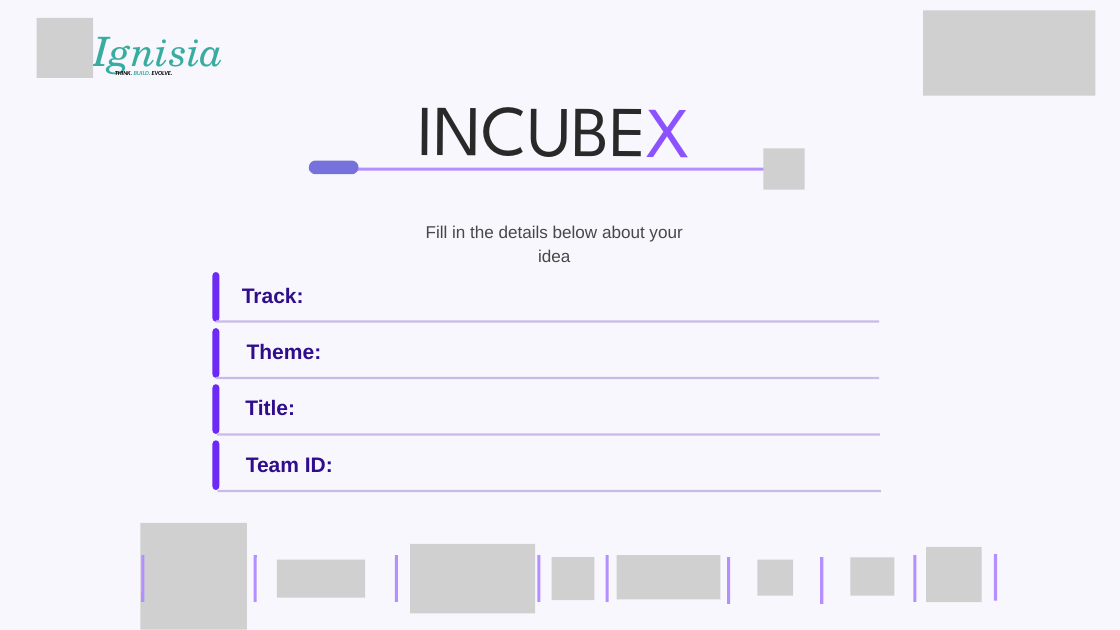
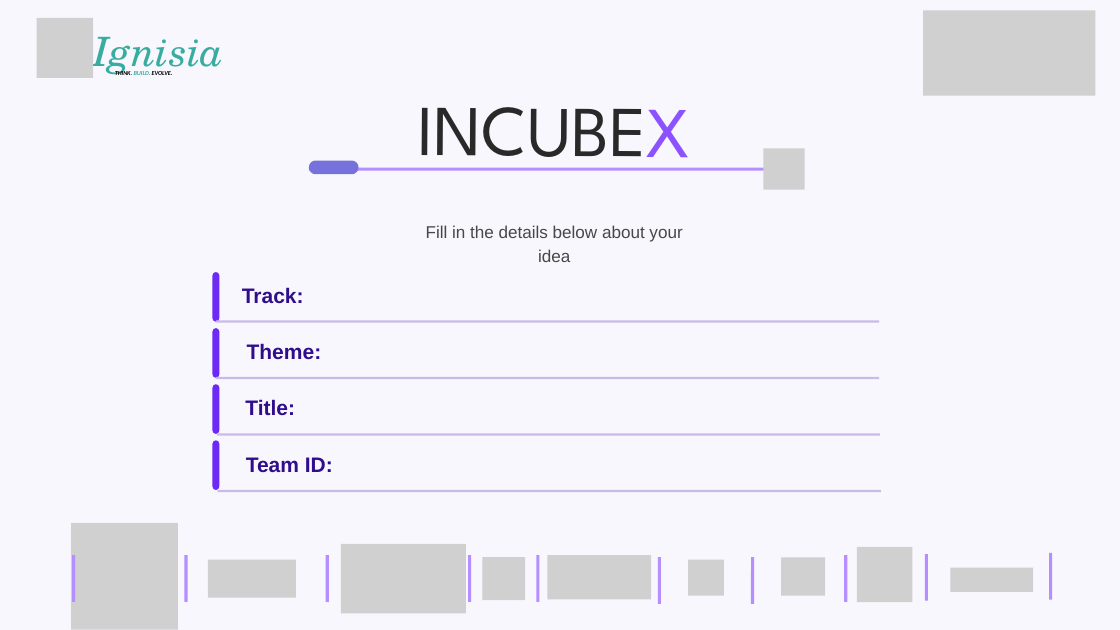
Before and after one commit to ignisia-club/incubex, a slide deck: slide 1 of public/assets/Prototype_Expo_Track_Template.pptx. Drawn at 1120x630 pixels with LibreOffice and Linux fonts; fonts in the diff are those of the drawing; grey boxes stand for pictures; background and template pictures are left out. Boxes give left, top, right and bottom in pixels: in the first picture for what was removed or moved away, otherwise in the second. Text is boxed around its words. In the diff, an @@ line names an element or a change of style, - is before the commit and + after.

```diff
--- a/public/assets/Prototype_Expo_Track_Template.pptx
+++ b/public/assets/Prototype_Expo_Track_Template.pptx
@@ line moved from (915, 602) - (915, 555) to (73, 602) - (73, 555) @@
@@ line added from (186, 602) to (186, 555), #B58FFF 4 pt @@
@@ 8 pictures, 1 line: place and size @@
-8 pictures, 1 line at box(141, 523, 982, 629)
+8 pictures, 1 line at box(71, 523, 912, 629)
@@ line moved from (143, 602) - (143, 555) to (470, 602) - (470, 555) @@
@@ line moved from (255, 602) - (255, 555) to (538, 602) - (538, 555) @@
@@ line moved from (539, 602) - (539, 555) to (659, 604) - (659, 557) @@
@@ line moved from (607, 602) - (607, 555) to (753, 604) - (753, 557) @@
@@ line moved from (729, 604) - (729, 557) to (846, 602) - (846, 555) @@
@@ line moved from (822, 604) - (822, 557) to (926, 600) - (926, 554) @@
@@ picture added at box(950, 568, 1033, 592) @@
@@ line moved from (996, 600) - (996, 554) to (1051, 600) - (1051, 553) @@
```
Also in this commit, not shown: 7 slides added, 3 other files.
